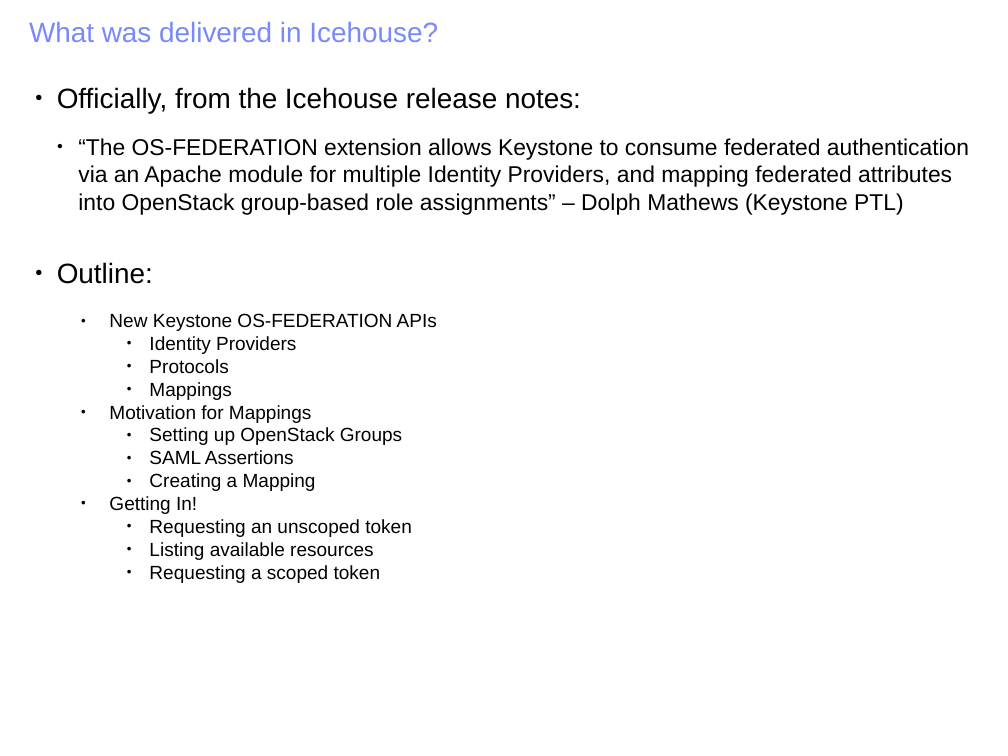
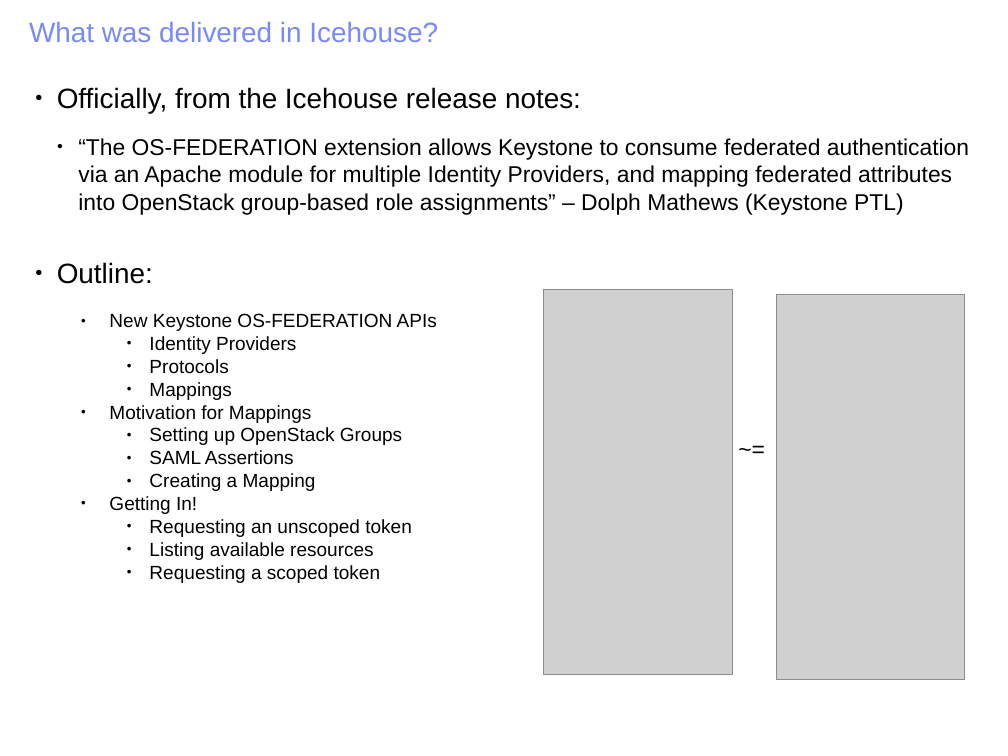
Before and after one commit to RackerWilliams/OpenStackFederation, a slide deck: slide 14 of os-federation-final.odp. Drawn at 1008x756 pixels with LibreOffice and Linux fonts; fonts in the diff are those of the drawing; grey boxes stand for pictures. Boxes give left, top, right and bottom in pixels: in the first picture for what was removed or moved away, otherwise in the second. Text is boxed around its words. In the diff, an @@ line names an element or a change of style, - is before the commit and + after.

Commit message:
final slides

```diff
--- a/os-federation-final.odp
+++ b/os-federation-final.odp
@@ picture added at [544,290,733,675] @@
@@ picture added at [777,295,965,680] @@
@@ text added at [730,431,775,466], 18 pt, text #000000 @@
+~=
```
Also in this commit, not shown: 2 other slides changed.
